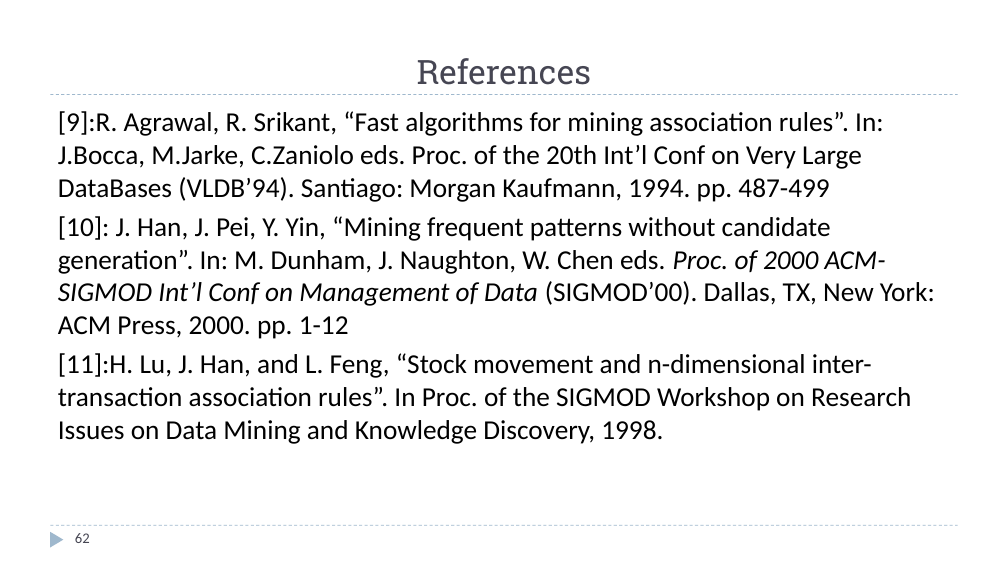
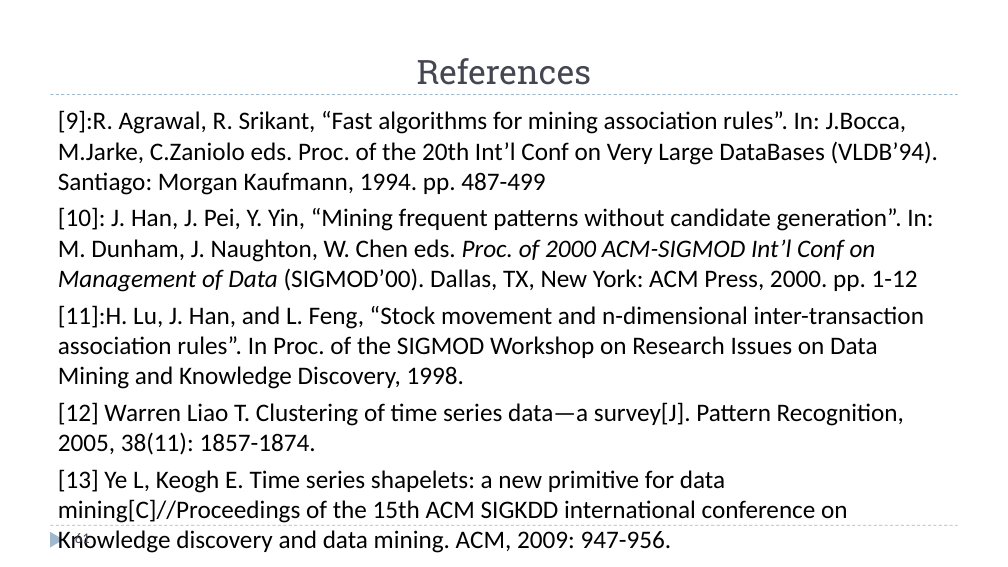
Before and after one commit to zixiaojindao/time-series-survey, a slide deck: slide 61 of slide/tsdm.pptx (slide 62 before the commit). Drawn at 1008x567 pixels with LibreOffice and Linux fonts; fonts in the diff are those of the drawing. Boxes give left, top, right and bottom in pixels: in the first picture for what was removed or moved away, otherwise in the second. Text is boxed around its words. In the diff, an @@ line names an element or a change of style, - is before the commit and + after.

Commit message:
update slides

```diff
--- a/slide/tsdm.pptx
+++ b/slide/tsdm.pptx
@@ text at (58,110,938,389): size 26 to 24.1 pt in "[9]:R. Agrawal, R. Srikant, “Fast algorithms for ...", "[10]: J. Han, J. Pei, Y. Yin, ...", "[11]:H. Lu, J. Han, and L. Feng, ..." @@
@@ text at (58,402,904,523): paragraphs added @@
+[12] Warren Liao T. Clustering of time series data—a survey[J]. Pattern Recognition, 2005, 38(11): 1857-1874.
+[13] Ye L, Keogh E. Time series shapelets: a new primitive for data mining[C]//Proceedings of the 15th ACM SIGKDD international conference on Knowledge discovery and data mining. ACM, 2009: 947-956.
@@ page number at (75,533,90,548): text changed @@
-62
+61
```
Also in this commit, not shown: 4 other slides changed, 1 slide removed, 1 other file.
